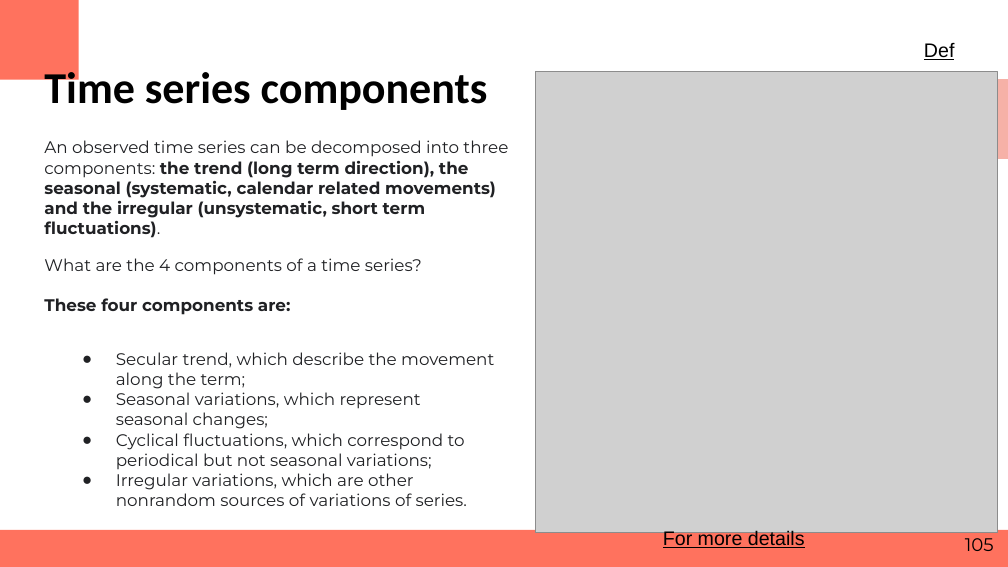
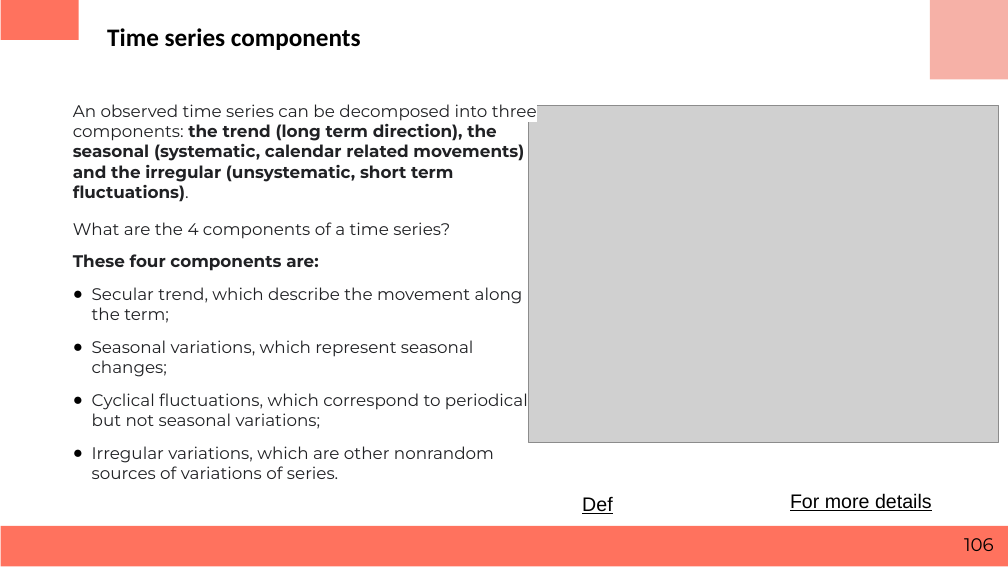
Before and after one commit to RashmivernekarN/ai_with_python_keonics, a slide deck: slide 106 of Module3/Business Statistics.pptx (slide 105 before the commit). Drawn at 1008x567 pixels with LibreOffice and Linux fonts; fonts in the diff are those of the drawing; grey boxes stand for pictures. Boxes give left, top, right and bottom in pixels: in the first picture for what was removed or moved away, otherwise in the second. Text is boxed around its words. In the diff, an @@ line names an element or a change of style, - is before the commit and + after.

```diff
--- a/Module3/Business Statistics.pptx
+++ b/Module3/Business Statistics.pptx
@@ rectangle: place and size @@
-rectangle at bbox=[0, 0, 79, 80]
+rectangle at bbox=[1, 0, 79, 39]
@@ title "Time series components": place and size @@
-title "Time series components" at bbox=[44, 66, 488, 110]
+title "Time series components" at bbox=[107, 28, 361, 50]
@@ title "Time series components" at bbox=[107, 28, 361, 50]: size 31.5 to 18 pt @@
@@ rectangle: place and size @@
-rectangle at bbox=[929, 80, 1008, 159]
+rectangle at bbox=[930, 0, 1008, 79]
@@ text "An observed time series can ...": place and size @@
-text "An observed time series can ..." at bbox=[44, 140, 508, 506]
+text "An observed time series can ..." at bbox=[73, 104, 537, 479]
@@ picture: place and size @@
-picture at bbox=[535, 72, 997, 532]
+picture at bbox=[528, 105, 998, 442]
@@ text at bbox=[73, 254, 528, 479]: line spacing 1.38 to 1; indent changed; less space between paragraphs; bullet colour #202124 to #000000; more space between paragraphs @@
@@ text "For more details": place and size @@
-text "For more details" at bbox=[663, 530, 805, 550]
+text "For more details" at bbox=[790, 493, 932, 511]
@@ text "Def": place and size @@
-text "Def" at bbox=[924, 43, 955, 60]
+text "Def" at bbox=[582, 497, 613, 514]
@@ rectangle: place and size @@
-rectangle at bbox=[0, 530, 1008, 567]
+rectangle at bbox=[1, 526, 1008, 566]
@@ page number at bbox=[964, 538, 994, 551]: text changed @@
-105
+106
```
Also in this commit, not shown: 105 other slides changed, 1 slide added.
